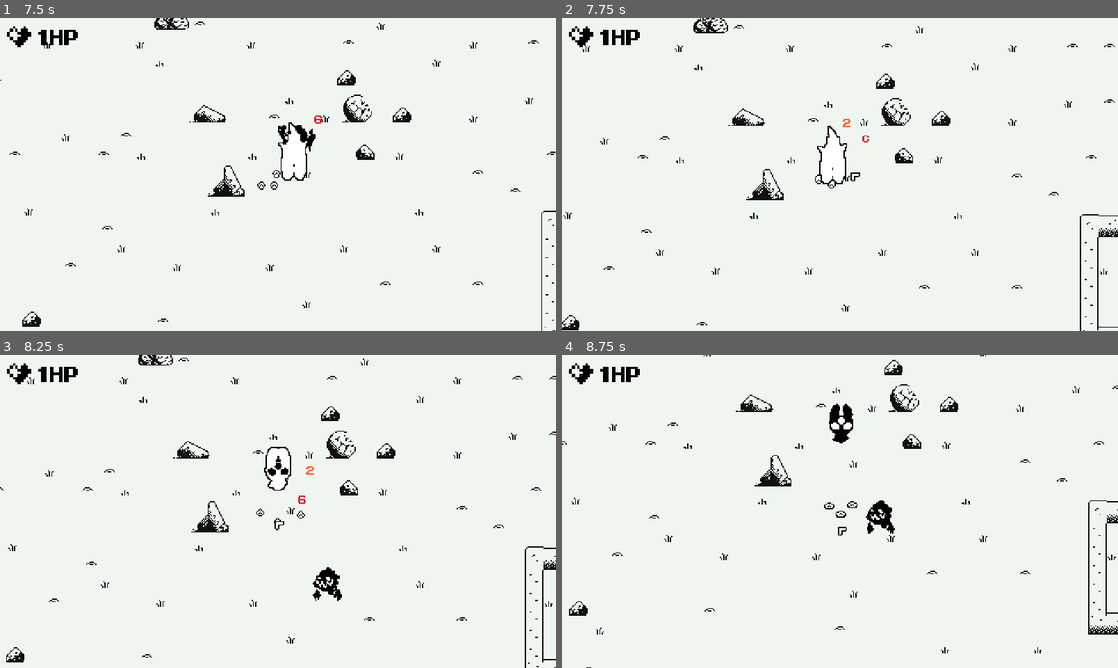
Above: before the commit, frames 1-4 (two rows, left to right).
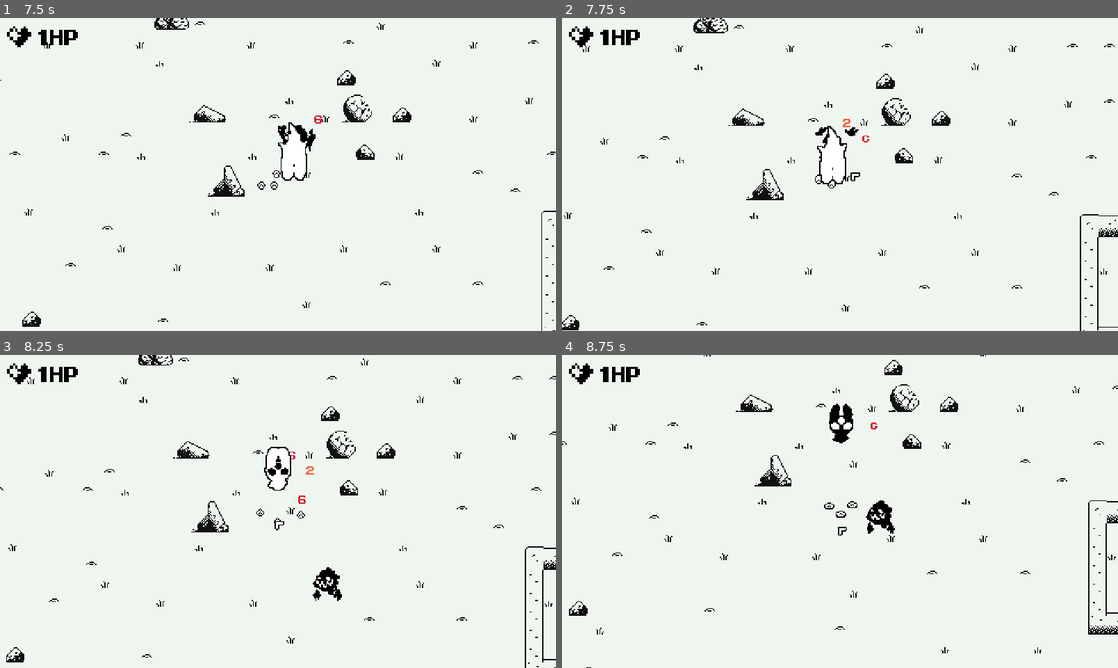
Above: after the commit, the same moments.

Repository: barssbekk/motherBaby
Game: Godot game, scene res://game.tscn
The game is run twice, just before and just after one commit, with the same random seed, the same clock (stepped at 60 frames per second) and the same inputs. The engine's default icon, where the game draws it, is replaced by a stand-in: a white triangle on a blue panel in a dark square.
Inputs:
- Up to frame 1 (7.5 s): hold Right (arrow_right) 0.53-1.28 s; tap Shift (switch_camera) every 0.75 s from 0.6 to 7.35 s; hold Down (arrow_down) 1.28-2.03 s; hold Right (arrow_right) 2.03-2.78 s; hold Up (arrow_up) 2.78-3.53 s; hold Left (arrow_left) 3.53-5.03 s; hold Down (arrow_down) 5.03-5.78 s; hold Right (arrow_right) 5.78-6.53 s; hold Up (arrow_up) 6.53-7.28 s; hold Right (arrow_right) from 7.28 s (still down)
- Up to frame 2 (7.75 s): keep holding Right (arrow_right)
- Up to frame 3 (8.25 s): release Right (arrow_right) at 8.03 s; hold Down (arrow_down) from 8.03 s (still down); tap Shift (switch_camera) at 8.1 s
- Up to frame 4 (8.75 s): keep holding Down (arrow_down)

Frame 1 is identical in both runs. In frame 2, less than 0.1% of the frame differs, in the area x 45-54%, y 34-45%; in frame 3, less than 0.1%; in frame 4, less than 0.1%.

Commit message:
+bigBat ~editted enemy stats

Diff:
--- /dev/null
+++ b/scenes/bigBat.tscn
@@ -0,0 +1,189 @@
+[gd_scene load_steps=25 format=3 uid="uid://d2wg7y7ao3y8a"]
+
+[ext_resource type="Script" path="res://scripts/mob.gd" id="1_c4a2b"]
+[ext_resource type="Texture2D" uid="uid://bbyqwpyrfg1pd" path="res://assets/sprites/Bat__Sprite.png" id="2_1fbib"]
+[ext_resource type="PackedScene" uid="uid://bwdbnj13eriax" path="res://scenes/HealthComponent.tscn" id="3_1f3ky"]
+[ext_resource type="PackedScene" uid="uid://24q08luwhx6e" path="res://scenes/damageComponent.tscn" id="4_hvnob"]
+[ext_resource type="PackedScene" uid="uid://dc4xfsgjukcbm" path="res://scenes/HitboxComponent.tscn" id="5_fh1ka"]
+
+[sub_resource type="CapsuleShape2D" id="CapsuleShape2D_8a00q"]
+radius = 13.0
+height = 52.0
+
+[sub_resource type="AtlasTexture" id="AtlasTexture_ekum8"]
+atlas = ExtResource("2_1fbib")
+region = Rect2(0, 128, 64, 64)
+
+[sub_resource type="AtlasTexture" id="AtlasTexture_y8onk"]
+atlas = ExtResource("2_1fbib")
+region = Rect2(64, 128, 64, 64)
+
+[sub_resource type="AtlasTexture" id="AtlasTexture_3ovrk"]
+atlas = ExtResource("2_1fbib")
+region = Rect2(128, 128, 64, 64)
+
+[sub_resource type="AtlasTexture" id="AtlasTexture_66rdw"]
+atlas = ExtResource("2_1fbib")
+region = Rect2(192, 128, 64, 64)
+
+[sub_resource type="AtlasTexture" id="AtlasTexture_r3gtw"]
+atlas = ExtResource("2_1fbib")
+region = Rect2(0, 0, 64, 64)
+
+[sub_resource type="AtlasTexture" id="AtlasTexture_yf8uw"]
+atlas = ExtResource("2_1fbib")
+region = Rect2(64, 0, 64, 64)
+
+[sub_resource type="AtlasTexture" id="AtlasTexture_aeqr8"]
+atlas = ExtResource("2_1fbib")
+region = Rect2(128, 0, 64, 64)
+
+[sub_resource type="AtlasTexture" id="AtlasTexture_41who"]
+atlas = ExtResource("2_1fbib")
+region = Rect2(192, 0, 64, 64)
+
+[sub_resource type="AtlasTexture" id="AtlasTexture_lf3n4"]
+atlas = ExtResource("2_1fbib")
+region = Rect2(0, 64, 64, 64)
+
+[sub_resource type="AtlasTexture" id="AtlasTexture_smftc"]
+atlas = ExtResource("2_1fbib")
+region = Rect2(64, 64, 64, 64)
+
+[sub_resource type="AtlasTexture" id="AtlasTexture_rm6ua"]
+atlas = ExtResource("2_1fbib")
+region = Rect2(128, 64, 64, 64)
+
+[sub_resource type="AtlasTexture" id="AtlasTexture_yrukm"]
+atlas = ExtResource("2_1fbib")
+region = Rect2(192, 64, 64, 64)
+
+[sub_resource type="AtlasTexture" id="AtlasTexture_n4ixa"]
+atlas = ExtResource("2_1fbib")
+region = Rect2(0, 64, 64, 64)
+
+[sub_resource type="AtlasTexture" id="AtlasTexture_g6hqs"]
+atlas = ExtResource("2_1fbib")
+region = Rect2(64, 64, 64, 64)
+
+[sub_resource type="AtlasTexture" id="AtlasTexture_bryb7"]
+atlas = ExtResource("2_1fbib")
+region = Rect2(128, 64, 64, 64)
+
+[sub_resource type="AtlasTexture" id="AtlasTexture_damwj"]
+atlas = ExtResource("2_1fbib")
+region = Rect2(192, 64, 64, 64)
+
+[sub_resource type="SpriteFrames" id="SpriteFrames_wadc6"]
+animations = [{
+"frames": [{
+"duration": 1.0,
+"texture": SubResource("AtlasTexture_ekum8")
+}, {
+"duration": 1.0,
+"texture": SubResource("AtlasTexture_y8onk")
+}, {
+"duration": 1.0,
+"texture": SubResource("AtlasTexture_3ovrk")
+}, {
+"duration": 1.0,
+"texture": SubResource("AtlasTexture_66rdw")
+}],
+"loop": true,
+"name": &"hurt",
+"speed": 6.0
+}, {
+"frames": [{
+"duration": 1.0,
+"texture": SubResource("AtlasTexture_r3gtw")
+}, {
+"duration": 1.0,
+"texture": SubResource("AtlasTexture_yf8uw")
+}, {
+"duration": 1.0,
+"texture": SubResource("AtlasTexture_aeqr8")
+}, {
+"duration": 1.0,
+"texture": SubResource("AtlasTexture_41who")
+}],
+"loop": true,
+"name": &"idle",
+"speed": 6.0
+}, {
+"frames": [{
+"duration": 1.0,
+"texture": SubResource("AtlasTexture_lf3n4")
+}, {
+"duration": 1.0,
+"texture": SubResource("AtlasTexture_smftc")
+}, {
+"duration": 1.0,
+"texture": SubResource("AtlasTexture_rm6ua")
+}, {
+"duration": 1.0,
+"texture": SubResource("AtlasTexture_yrukm")
+}],
+"loop": true,
+"name": &"walk",
+"speed": 6.0
+}, {
+"frames": [{
+"duration": 1.0,
+"texture": SubResource("AtlasTexture_n4ixa")
+}, {
+"duration": 1.0,
+"texture": SubResource("AtlasTexture_g6hqs")
+}, {
+"duration": 1.0,
+"texture": SubResource("AtlasTexture_bryb7")
+}, {
+"duration": 1.0,
+"texture": SubResource("AtlasTexture_damwj")
+}],
+"loop": true,
+"name": &"walk_angry",
+"speed": 6.0
+}]
+
+[sub_resource type="CapsuleShape2D" id="CapsuleShape2D_cv2ch"]
+radius = 20.2381
+height = 64.0
+
+[node name="bigBat" type="CharacterBody2D"]
+collision_layer = 4
+collision_mask = 7
+script = ExtResource("1_c4a2b")
+
+[node name="CollisionShape2D" type="CollisionShape2D" parent="."]
+position = Vector2(0, 1)
+rotation = -1.5708
+scale = Vector2(2, 2)
+shape = SubResource("CapsuleShape2D_8a00q")
+
+[node name="AnimatedSprite2D" type="AnimatedSprite2D" parent="."]
+z_index = 5
+scale = Vector2(2, 2)
+sprite_frames = SubResource("SpriteFrames_wadc6")
+animation = &"walk_angry"
+autoplay = "idle"
+frame_progress = 0.0888781
+
+[node name="HealthComponent" parent="." instance=ExtResource("3_1f3ky")]
+max_Health = 20
+
+[node name="damage_component" parent="." instance=ExtResource("4_hvnob")]
+new_attack_damage = 5
+
+[node name="HitboxComponent" parent="." node_paths=PackedStringArray("health_component") instance=ExtResource("5_fh1ka")]
+collision_layer = 4
+collision_mask = 3
+health_component = NodePath("../HealthComponent")
+
+[node name="CollisionShape2D" type="CollisionShape2D" parent="HitboxComponent"]
+position = Vector2(-4.06576e-19, -5.96046e-08)
+rotation = -1.57079
+scale = Vector2(1.68, 2)
+shape = SubResource("CapsuleShape2D_cv2ch")
+
+[connection signal="area_entered" from="HitboxComponent" to="damage_component" method="_on_hitbox_component_area_entered"]
+[connection signal="area_exited" from="HitboxComponent" to="damage_component" method="_on_hitbox_component_area_exited"]
--- a/scenes/ghost.tscn
+++ b/scenes/ghost.tscn
@@ -191,7 +191,7 @@
 animation = &"attack"
 
 [node name="HealthComponent" parent="." instance=ExtResource("3_nsnx0")]
-max_Health = 2
+max_Health = 10
 
 [node name="DamageComponent" parent="." instance=ExtResource("2_nhb6r")]
 new_attack_damage = 6
--- a/scenes/ghostSpawner.tscn
+++ b/scenes/ghostSpawner.tscn
@@ -9,12 +9,12 @@
 mob_scene = ExtResource("2_umle2")
 
 [node name="startSpawningTimer" type="Timer" parent="."]
-wait_time = 10.0
+wait_time = 50.0
 one_shot = true
 autostart = true
 
 [node name="spawningSpeed" type="Timer" parent="."]
-wait_time = 3.0
+wait_time = 5.0
 autostart = true
 
 [node name="Sprite2D" type="Sprite2D" parent="."]
--- a/scenes/skeletonSpawner.tscn
+++ b/scenes/skeletonSpawner.tscn
@@ -12,7 +12,7 @@
 mob_scene = ExtResource("2_pkeah")
 
 [node name="startSpawningTimer" type="Timer" parent="."]
-wait_time = 5.0
+wait_time = 20.0
 one_shot = true
 autostart = true
 
--- a/scripts/playerMovement.gd
+++ b/scripts/playerMovement.gd
@@ -87,3 +87,10 @@
 	if area.get_parent().name == "mamaTearUpgrade":
 		mama_tear_timer.start()
 		print("MAMA TEAR UPGRADE GOT")
+	if area.get_parent().name == "experienceOrb":
+		gain_exp()
+		print("XP GAINED")
+
+
+func gain_exp():
+	pass
